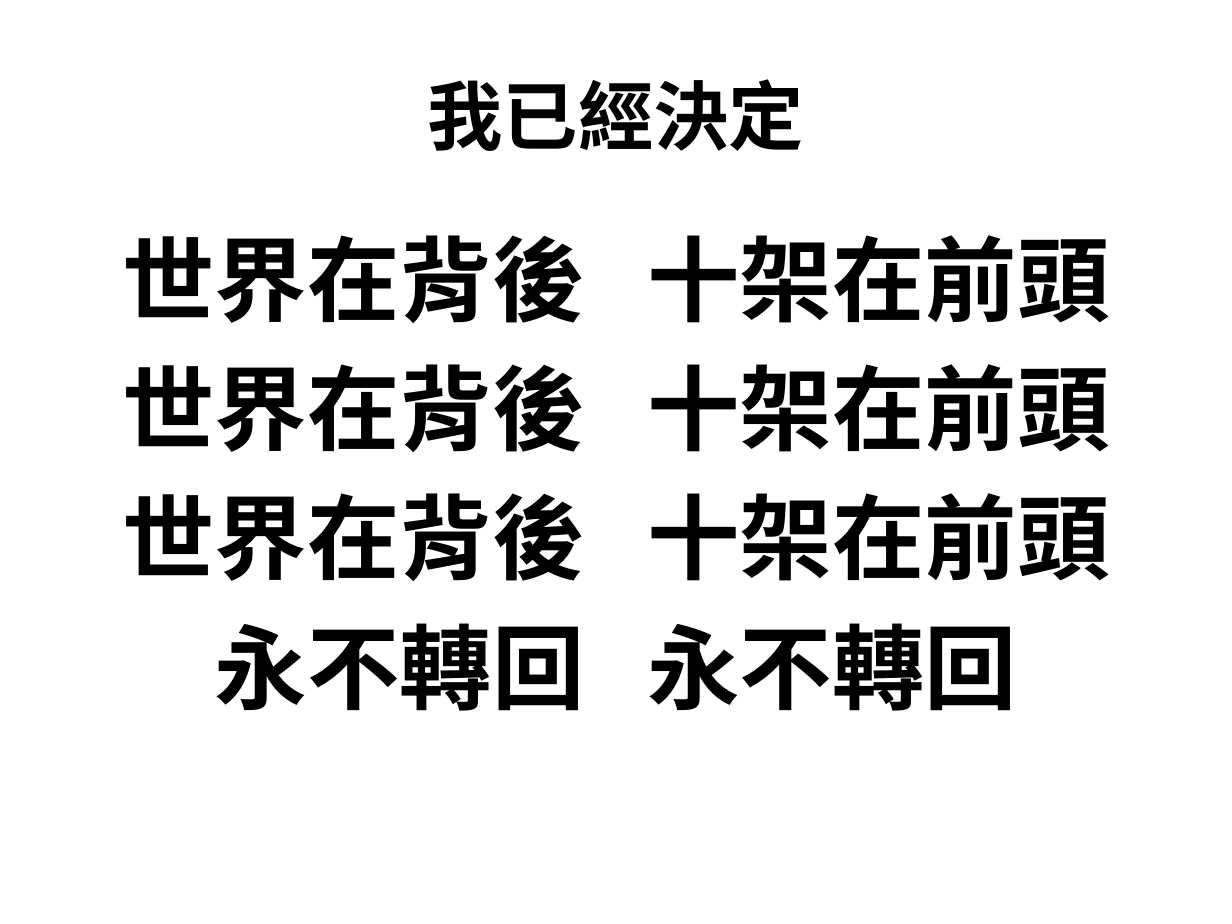
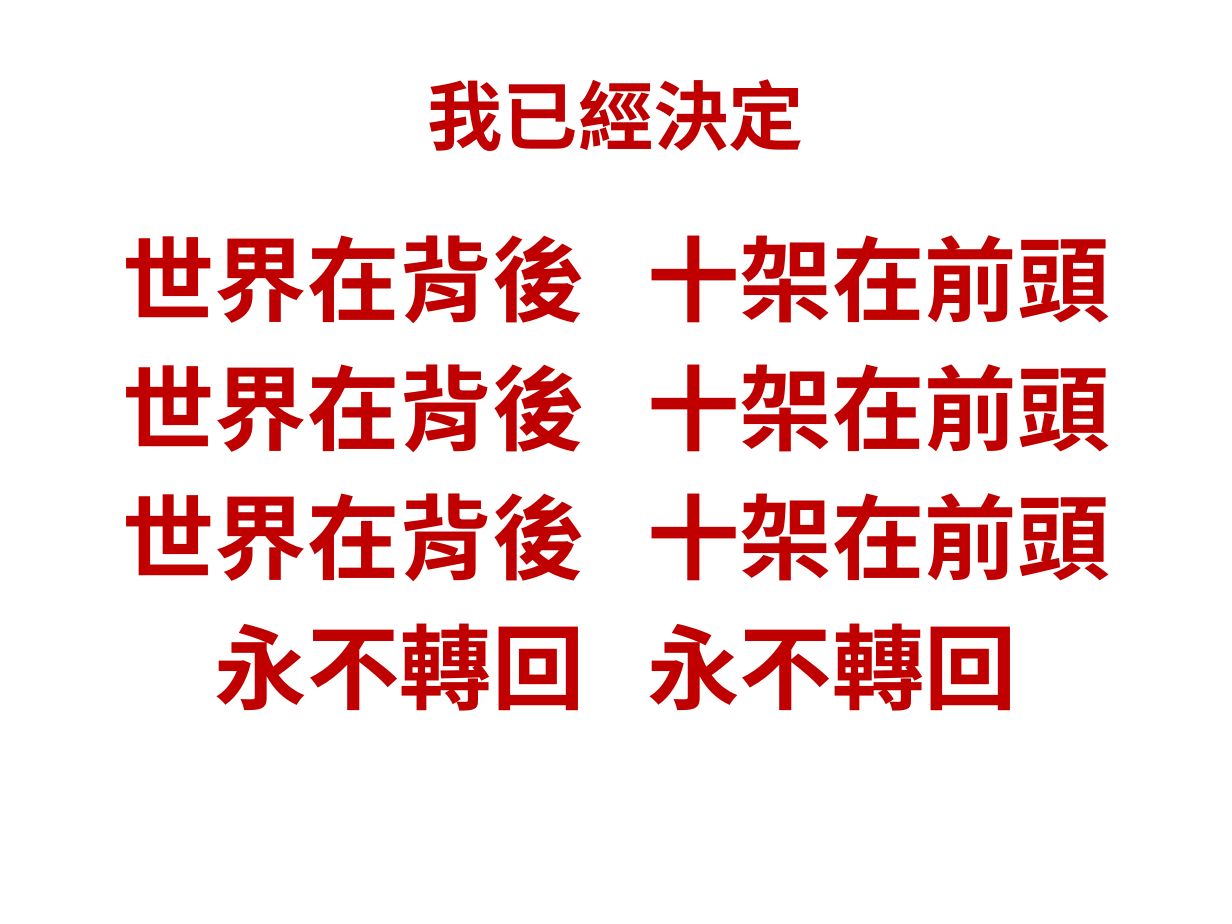
Before and after one commit to batisuoc/bible-school, a slide deck: slide 21 of 2019/1月.pptx. Drawn at 1232x924 pixels with LibreOffice and Linux fonts; fonts in the diff are those of the drawing; background and template pictures are left out. Boxes give left, top, right and bottom in pixels: in the first picture for what was removed or moved away, otherwise in the second. Text is boxed around its words. In the diff, an @@ line names an element or a change of style, - is before the commit and + after.

```diff
--- a/2019/1月.pptx
+++ b/2019/1月.pptx
@@ text "我已經決定" at (x1=428, y1=79, x2=804, y2=151): text colour #000000 to #C00000 @@
@@ text "世界在背後 十架在前頭" at (x1=123, y1=235, x2=1109, y2=711): text colour #000000 to #C00000 @@
```
Also in this commit, not shown: 2 other slides changed.
